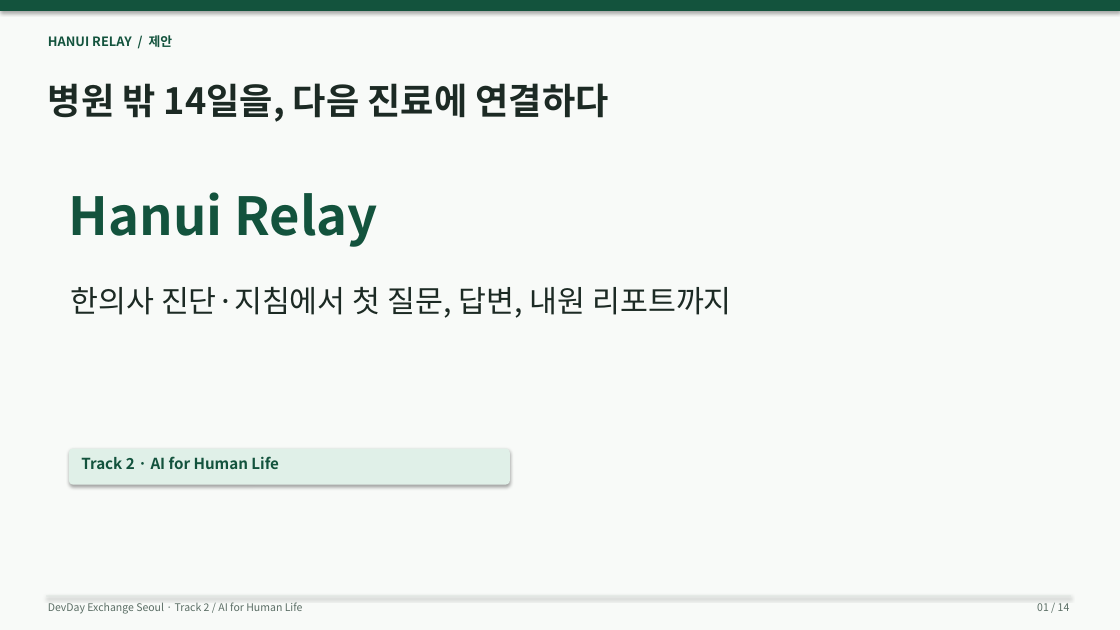
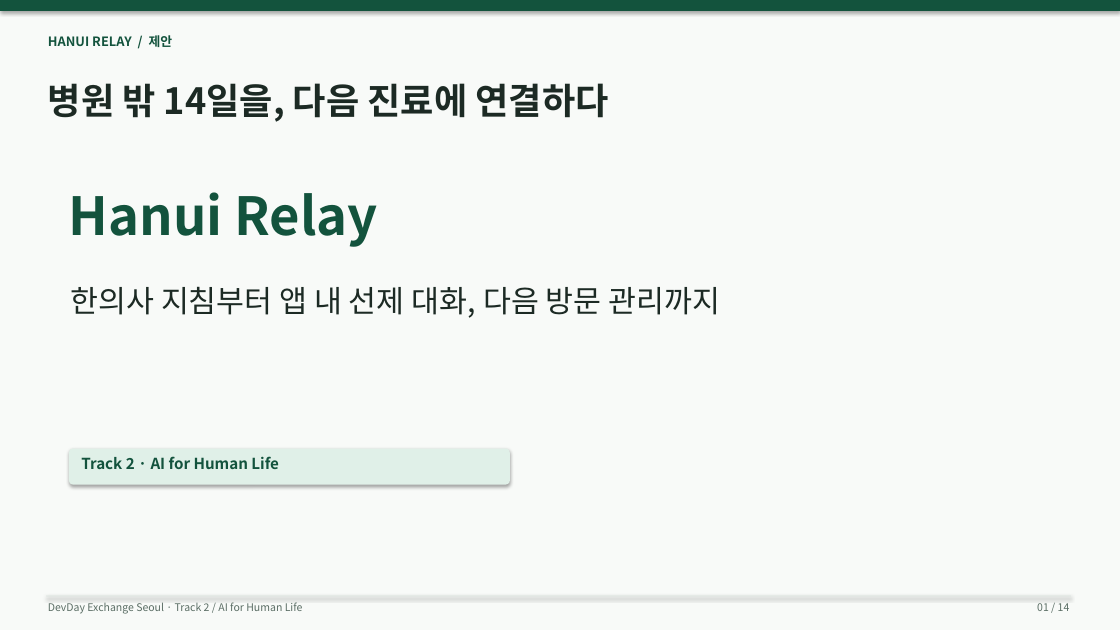
Before and after one commit to wlsalswo14/devday-hanui-relay, a slide deck: slide 1 of presentations/Hanui-Relay-10min.pptx. Drawn at 1120x630 pixels with LibreOffice and Linux fonts; fonts in the diff are those of the drawing. Boxes give left, top, right and bottom in pixels: in the first picture for what was removed or moved away, otherwise in the second. Text is boxed around its words. In the diff, an @@ line names an element or a change of style, - is before the commit and + after.

```diff
--- a/presentations/Hanui-Relay-10min.pptx
+++ b/presentations/Hanui-Relay-10min.pptx
@@ text at (x1=71, y1=286, x2=720, y2=318): text changed @@
-한의사 진단·지침에서 첫 질문, 답변, 내원 리포트까지
+한의사 지침부터 앱 내 선제 대화, 다음 방문 관리까지
```
Also in this commit, not shown: 10 other slides changed, 15 other files.
